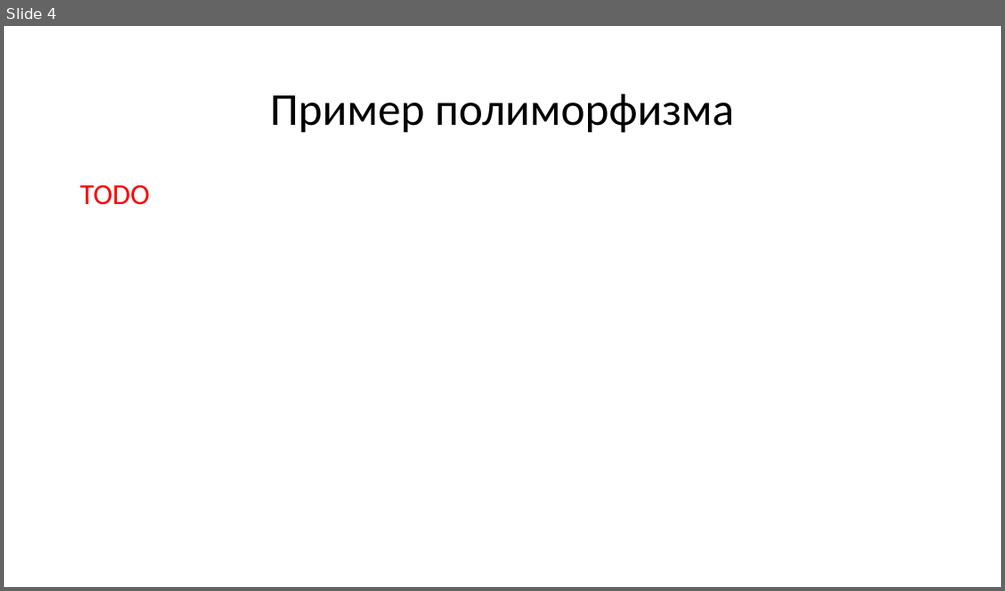
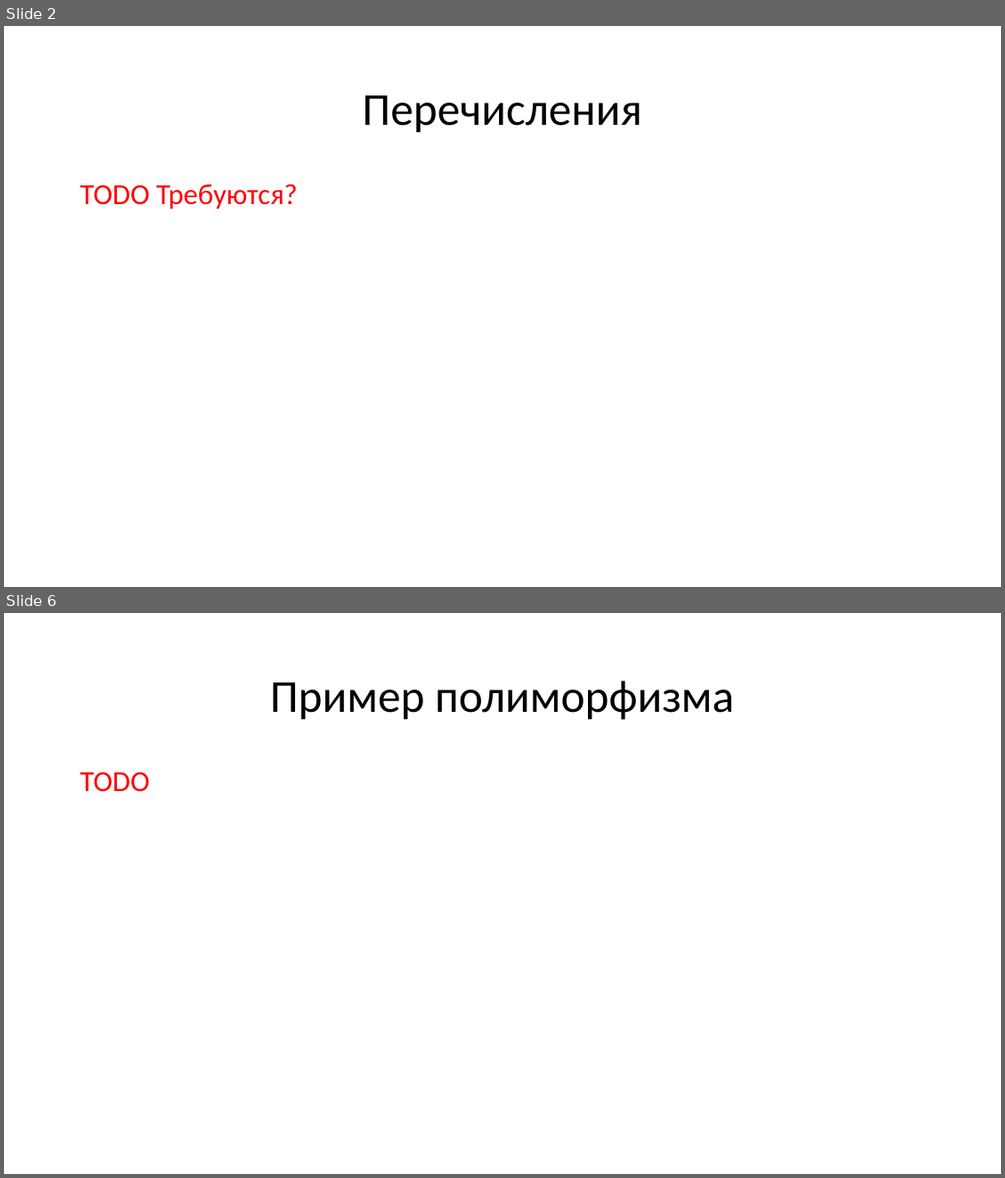
Before and after one commit to di-zhur/checkers, a slide deck: Java Core 2.pptx. Shown one above the other, each under a label of ours: slide 4 before the commit, slides 2 and 6 after it; the slides between them are not shown. The pictures are 1005x591 and 1005x1178 pixels, drawn with LibreOffice and Linux fonts; fonts in the diff are those of the drawing. Boxes give left, top, right and bottom in pixels: in the first picture for what was removed or moved away, otherwise in the second. Text is boxed around its words. In the diff, an @@ line names an element or a change of style, - is before the commit and + after.

```diff
--- a/Java Core 2.pptx
+++ b/Java Core 2.pptx
@@ slide 2 added at [4,26,1001,587], background #FFFFFF @@
@@ title added at [362,95,641,133], 44 pt, text #000000 @@
+Перечисления
@@ text added at [80,184,298,209], 28 pt, text #FF0000 @@
+TODO Требуются?
@@ what was slide 4 is now slide 6 @@
```
Also in this commit, not shown: 6 slides changed, 5 other slides added, 7 slides removed.
